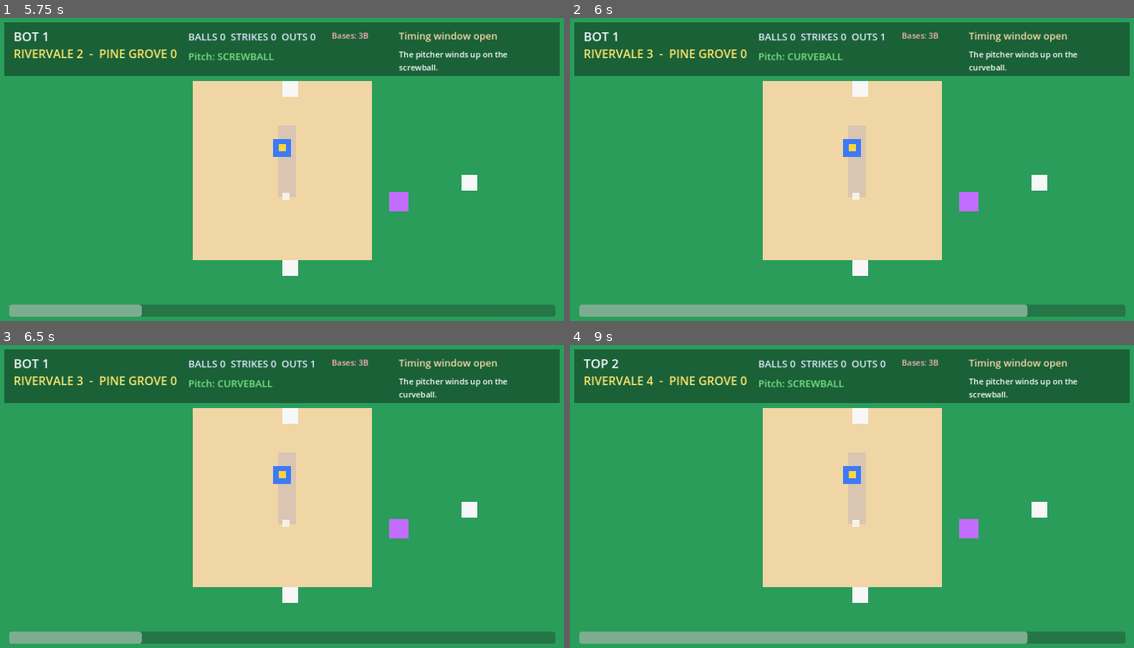
Above: before the commit, frames 1-4 (two rows, left to right).
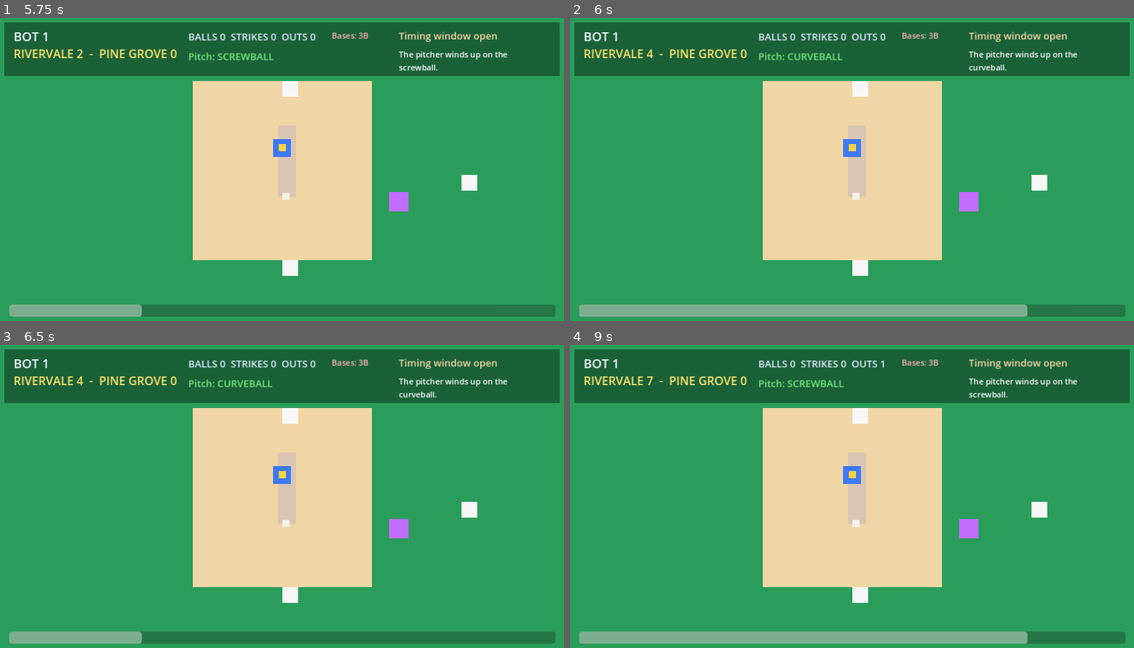
Above: after the commit, the same moments.

Repository: benjagaiden/softball-game
Game: Godot game, scene res://scenes/Main.tscn
The game is run twice, just before and just after one commit, with the same random seed, the same clock (stepped at 60 frames per second) and the same inputs.
Inputs:
- Up to frame 1 (5.75 s): tap Enter (next_pitch) at 0.5, 0.6, 2.1, 3.6, 5.1 s; tap Space (toggle_swing) at 1.35, 2.85, 4.35 s
- Up to frame 2 (6 s): tap Space (toggle_swing) at 5.85 s
- Up to frame 3 (6.5 s): no input
- Up to frame 4 (9 s): tap Enter (next_pitch) at 6.6, 8.1 s; tap Space (toggle_swing) at 7.35, 8.85 s

Frame 1 is identical in both runs. In frame 2, less than 0.1% of the frame differs, in the area x 13-57%, y 4-14%; in frame 3, less than 0.1%; in frame 4, 0.2%, in the area x 2-57%, y 4-14%.

Commit message:
Refactor hit resolution logic in Game.gd

Diff:
--- a/scripts/Game.gd
+++ b/scripts/Game.gd
@@ -300,6 +300,21 @@
 
 func _resolve_hit(hit_type: String) -> void:
 	swing_window_active = false
+
+	var fielding_outcome := _resolve_fielding_result(hit_type)
+
+	if fielding_outcome == "out":
+		outs += 1
+		status_label.text = "Out! " + _fielding_call_text(hit_type)
+		_set_commentary("The infield turns it quick and the crowd exhales.")
+		commentary.emit("A fielder makes the play and the dugout holds its breath.", "teammate")
+		_update_hud()
+		if outs >= 3:
+			_advance_inning()
+		else:
+			_start_pitch_cycle()
+		return
+
 	var hit_strength := 1
 	var result_text := ""
 
@@ -317,27 +332,11 @@
 			hit_strength = 4
 			result_text = "HOME RUN! The bleachers erupt!"
 		"fly_ball":
-			result_text = "Fly ball! Caught for an out."
-			outs += 1
-			status_label.text = result_text
-			_set_commentary("A parent sighs, 'That's baseball.' ")
-			_update_hud()
-			if outs >= 3:
-				_advance_inning()
-			else:
-				_start_pitch_cycle()
-			return
+			hit_strength = 1
+			result_text = "Fly ball falls in! Safe!"
 		"ground_ball":
-			result_text = "Ground ball! Out at first."
-			outs += 1
-			status_label.text = result_text
-			_set_commentary("A parent says, 'Next time, next time.' ")
-			_update_hud()
-			if outs >= 3:
-				_advance_inning()
-			else:
-				_start_pitch_cycle()
-			return
+			hit_strength = 1
+			result_text = "Grounder gets through! Safe!"
 		_:
 			hit_strength = 1
 			result_text = "Hit!"
@@ -348,6 +347,42 @@
 	commentary.emit("A parent in the bleachers laughs, 'You can hear this whole town cheering!'", "parent")
 	_update_hud()
 	_start_pitch_cycle()
+
+func _resolve_fielding_result(hit_type: String) -> String:
+	var roll := randf()
+
+	match hit_type:
+		"single":
+			return "out" if roll < 0.12 else "safe"
+		"double":
+			return "out" if roll < 0.1 else "safe"
+		"triple":
+			return "out" if roll < 0.08 else "safe"
+		"home_run":
+			return "safe"
+		"fly_ball":
+			return "out" if roll < 0.7 else "safe"
+		"ground_ball":
+			return "out" if roll < 0.65 else "safe"
+		_:
+			return "safe"
+
+func _fielding_call_text(hit_type: String) -> String:
+	match hit_type:
+		"fly_ball":
+			return "Caught in the air!"
+		"ground_ball":
+			return "Grounder fielded cleanly!"
+		"single":
+			return "The fielder gets it in time!"
+		"double":
+			return "The cut-off makes the play!"
+		"triple":
+			return "The throw beats the runner!"
+		"home_run":
+			return "No chance at the plate!"
+		_:
+			return "The defense gets the out!"
 
 func _advance_runners(hit_strength: int) -> void:
 	var runs_scored := 0
